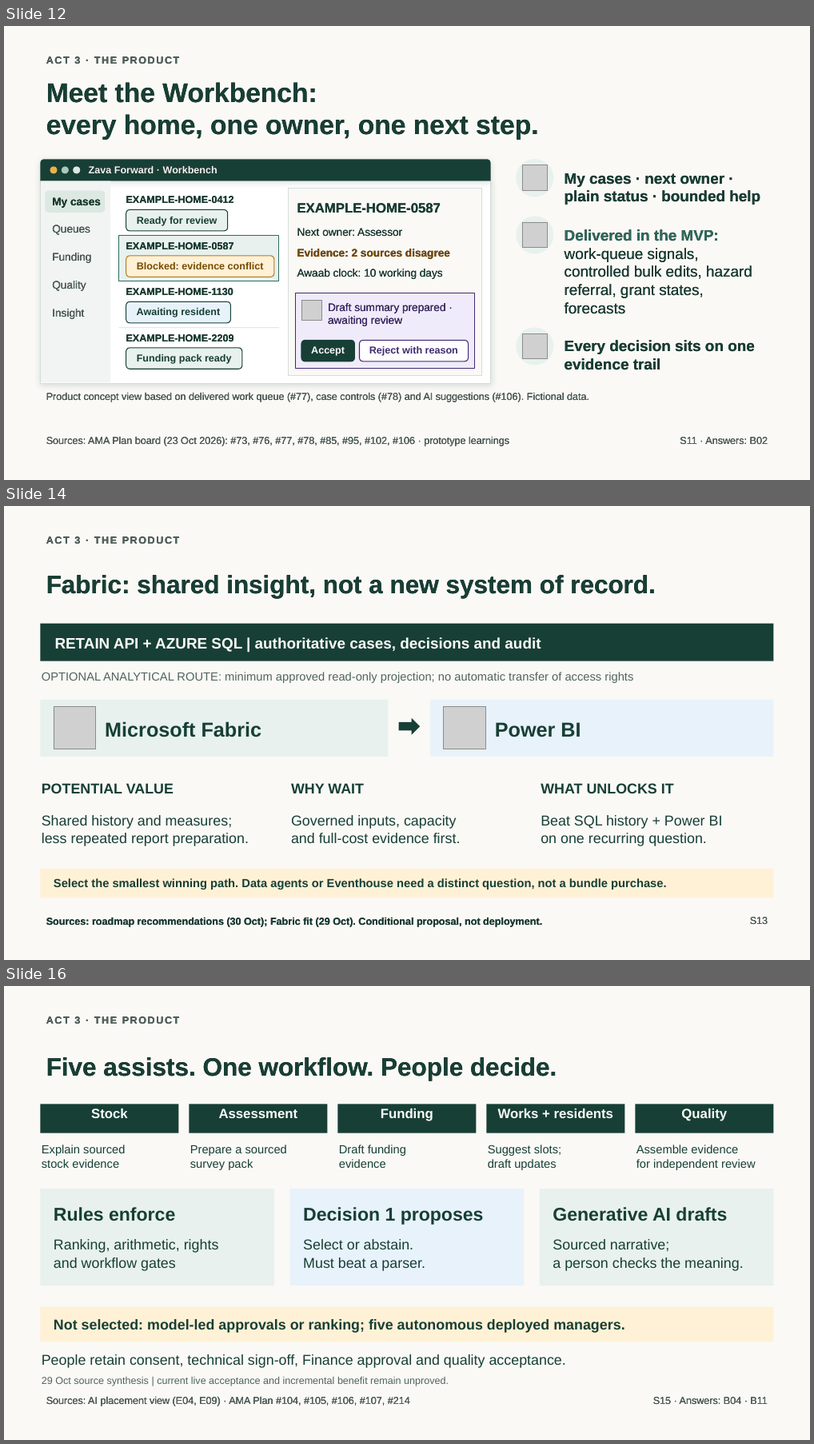
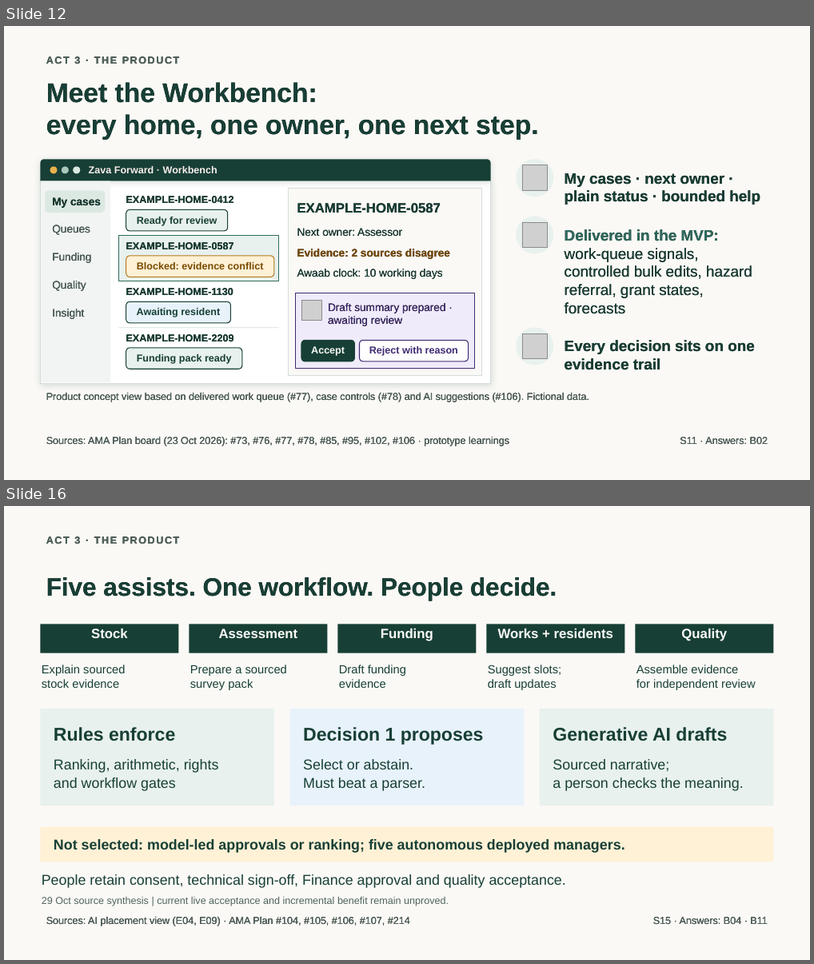
Before and after one commit to jmservera/ama, a slide deck: docs/capstone/deck/zava-forward-cowork-v2-draft.pptx. Shown one above the other, each under a label of ours: slides 12, 14 and 16 before the commit, slides 12 and 16 after it; the slides between them are not shown. The pictures are 814x1444 and 814x964 pixels, drawn with LibreOffice and Linux fonts; fonts in the diff are those of the drawing; grey boxes stand for pictures. Boxes give left, top, right and bottom in pixels: in the first picture for what was removed or moved away, otherwise in the second. Text is boxed around its words. In the diff, an @@ line names an element or a change of style, - is before the commit and + after.

```diff
--- a/docs/capstone/deck/zava-forward-cowork-v2-draft.pptx
+++ b/docs/capstone/deck/zava-forward-cowork-v2-draft.pptx
@@ slide 14 removed at box(4, 506, 810, 960), background #FAF9F6 @@
@@ text removed at box(46, 536, 180, 546) @@
-ACT 3 · THE PRODUCT
@@ text removed at box(46, 575, 656, 598) @@
-Fabric: shared insight, not a new system of record.
@@ rectangle removed at box(40, 624, 774, 661) @@
@@ text removed at box(55, 637, 541, 652) @@
-RETAIN API + AZURE SQL | authoritative cases, decisions and audit
@@ text removed at box(42, 672, 634, 683) @@
-OPTIONAL ANALYTICAL ROUTE: minimum approved read-only projection; no automatic transfer of access rights
@@ rectangle removed at box(40, 700, 388, 756) @@
@@ picture removed at box(54, 706, 96, 748) @@
@@ text removed at box(105, 721, 262, 737) @@
-Microsoft Fabric
@@ right arrow removed at box(399, 718, 420, 735) @@
@@ rectangle removed at box(430, 700, 774, 756) @@
@@ picture removed at box(444, 706, 486, 748) @@
@@ text removed at box(495, 722, 581, 737) @@
-Power BI
@@ text removed at box(42, 783, 174, 793) @@
-POTENTIAL VALUE
@@ text removed at box(291, 783, 364, 793) @@
-WHY WAIT
@@ text removed at box(541, 783, 674, 793) @@
-WHAT UNLOCKS IT
@@ text removed at box(42, 815, 249, 846) @@
-Shared history and measures;
-less repeated report preparation.
@@ text removed at box(291, 815, 461, 843) @@
-Governed inputs, capacity
-and full-cost evidence first.
@@ text removed at box(541, 815, 723, 846) @@
-Beat SQL history + Power BI
-on one recurring question.
@@ rectangle removed at box(40, 868, 774, 897) @@
@@ text removed at box(54, 878, 667, 889) @@
-Select the smallest winning path. Data agents or Eventhouse need a distinct question, not a bundle purchase.
@@ text removed at box(46, 916, 542, 927) @@
-Sources: roadmap recommendations (30 Oct); Fabric fit (29 Oct). Conditional proposal, not deployment.
@@ text removed at box(750, 916, 768, 924) @@
-S13
```
Also in this commit, not shown: 3 slides changed, 4 slides added, 3 other slides removed, 23 other files.
